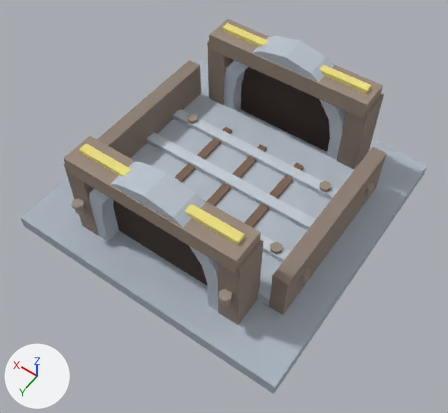
An edit to the glTF model buildings/tunnel/models/tunnel_flat.glb, drawn before and after from the same camera.
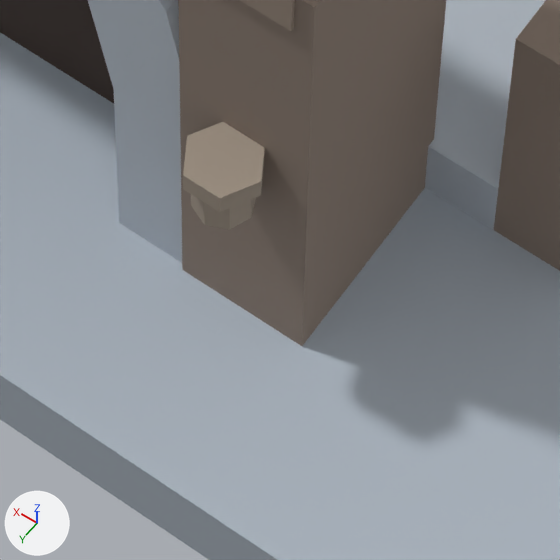
The first picture shows the older version from a camera (50 mm lens) standing at (-1.54, 2.23, 3.39) and looking at (-0.1, 0.23, 0.23). The close-ups show the older and then the newer version on the part from 42% to 62% of the width and 65% to 87% of the height of that picture. Only the edits that show in the close-ups are written down. Lighting does not change. The marker at lower left points along +X, +Y and +Z. Where no turn or scale is listed for an object, it has been applied to the vertices. Vertices at exactly the same position are counted once.

The first close-up shows 'BackPost_0', 'BackTopBeam', 'BasePlatform', 'Bolt_6', 'CoverPlate', 'PortalBack', 'SideWall_0', 'VoidBack'.
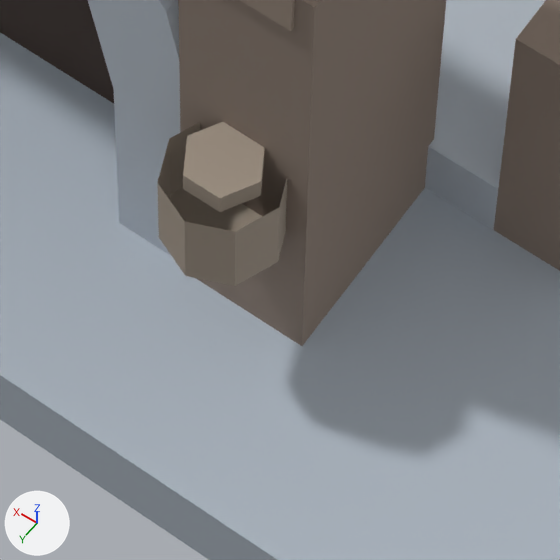
The newer file is also rescaled (x0.5) as a whole; pictures and numbers use the older file's frame.

Diff of the bpy script that builds the scene:
```diff
--- a/buildings/tunnel/models/tunnel_flat.glb.py
+++ b/buildings/tunnel/models/tunnel_flat.glb.py
@@ me_bolt_006 @@
 # used by ob_bolt_6; location = (-0.55, 0.84, 0.4)
-me_bolt_006.from_pydata(...)  # 28 vertices, 42 faces; spans x -0.04..0.04, y -0.0346..0.0346, z -0.05..0.025
+me_bolt_006.from_pydata(...)  # 28 vertices, 42 faces; spans x -0.06..0.06, y -0.06..0.06, z -0.1..0.025
+# me_bolt_006 part 1: the loose piece of 16 vertices spanning x -0.03..0.03, y -0.03..0.03, z -0.05..0.0 is scaled about the mesh origin by 2
 me_bolt_006.materials.append(mat_boltmat)
```

Changed parts and their boxes (x1, y1, x2, y2) in the close-ups (560 x 560 px; the box of a moved part takes in the faces that stretch with it):
'Bolt_6', reshaped (58% wider, 51% taller)
    before: (183, 122, 265, 230)
    after: (157, 122, 287, 286)
part 1 of me_bolt_006, moved or reshaped
    before: (191, 194, 256, 230)
    after: (157, 122, 287, 278)
